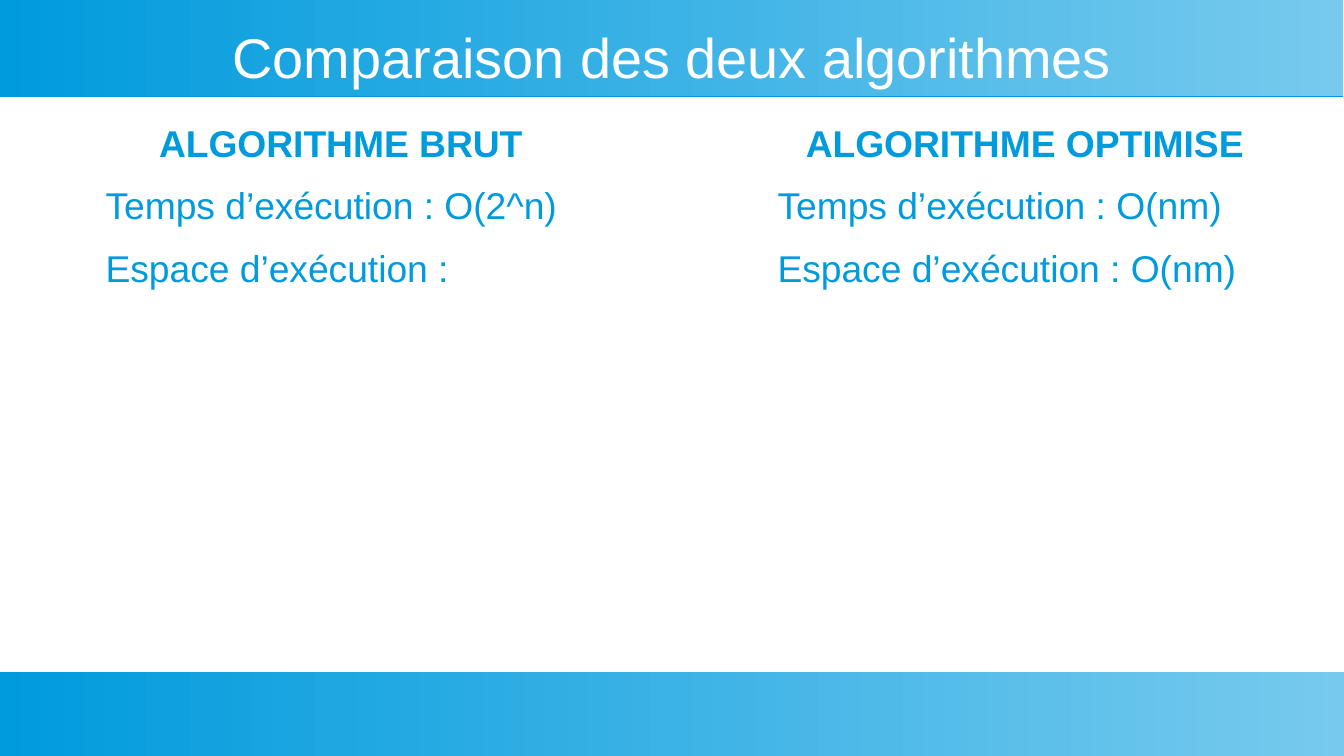
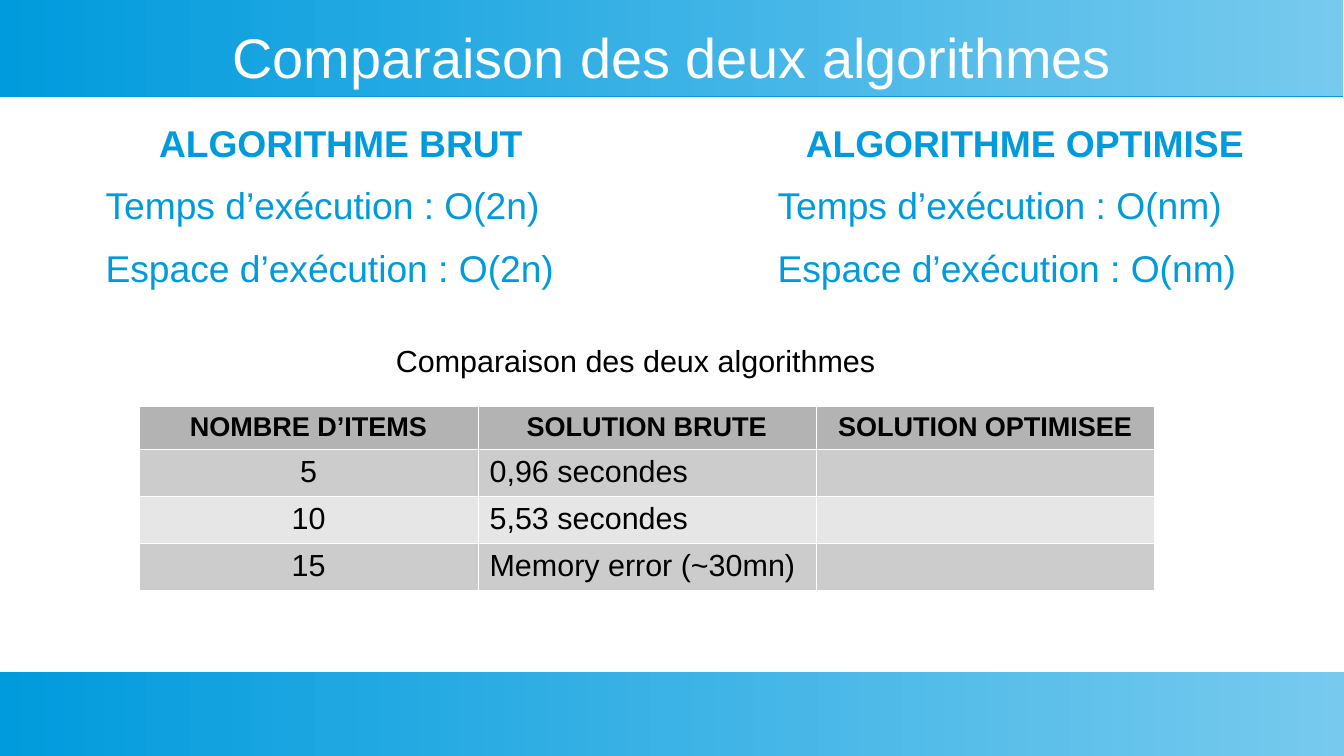
Before and after one commit to LucileGB/Knapsack-Algorithm-Practice, a slide deck: slide 11 of Présentation.odp. Drawn at 1344x756 pixels with LibreOffice and Linux fonts; fonts in the diff are those of the drawing. Boxes give left, top, right and bottom in pixels: in the first picture for what was removed or moved away, otherwise in the second. Text is boxed around its words. In the diff, an @@ line names an element or a change of style, - is before the commit and + after.

```diff
--- a/Présentation.odp
+++ b/Présentation.odp
@@ text at (106, 191, 554, 290): text changed @@
-Temps d’exécution : O(2^n)
-Espace d’exécution :
+Temps d’exécution : O(2n)
+Espace d’exécution : O(2n)
@@ text added at (396, 350, 875, 378), 18 pt, text #000000 @@
+Comparaison des deux algorithmes
@@ table added at (139, 406, 1156, 590), 4 rows, 3 columns @@
+NOMBRE D’ITEMS | SOLUTION BRUTE | SOLUTION OPTIMISEE
+5 | 0,96 secondes | 
+10 | 5,53 secondes | 
+15 | Memory error (~30mn) | 
```
Also in this commit, not shown: 3 other slides changed.
